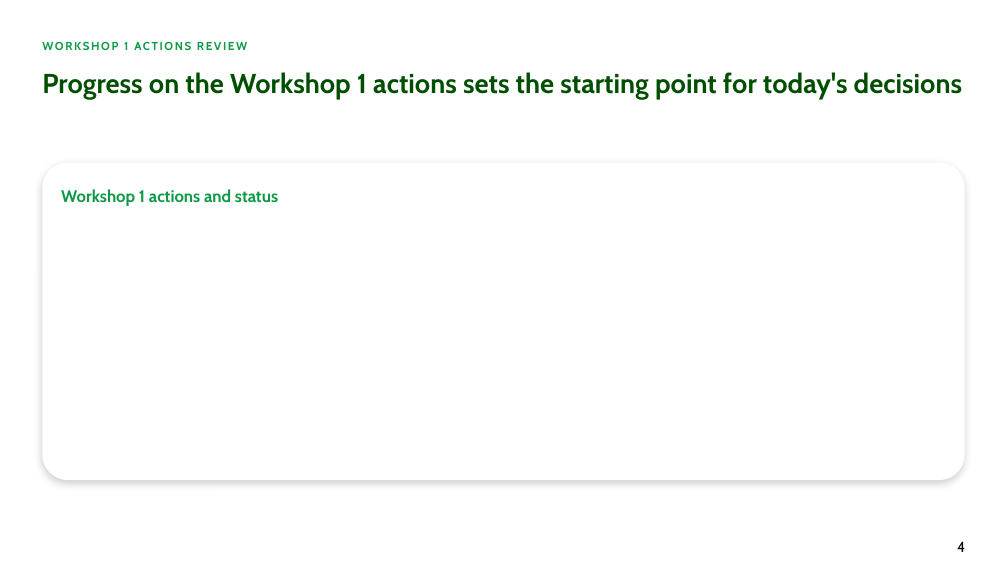
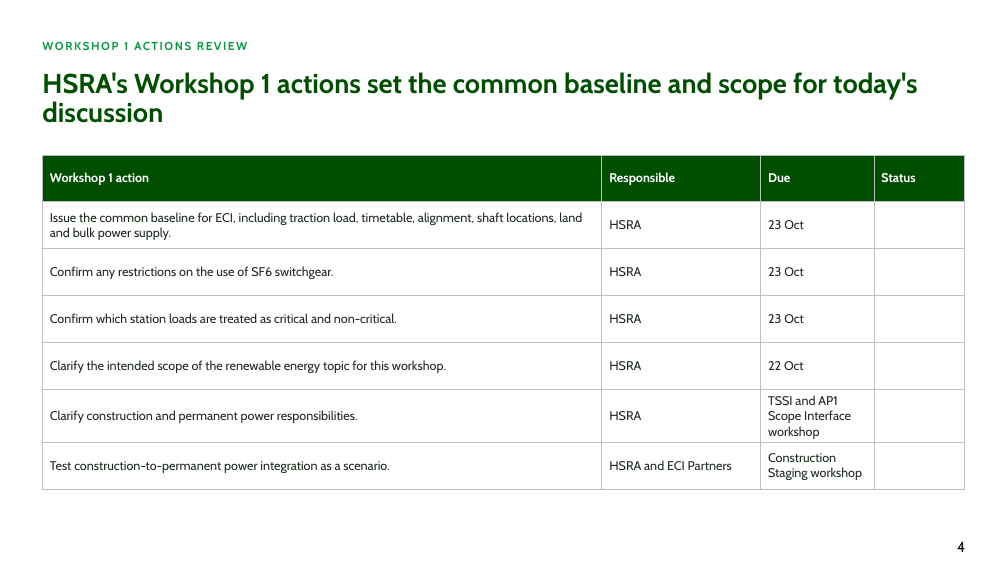
Before and after one commit to alyciawolf02/claude, a slide deck: slide 4 of deliverables/GoFar_Power_and_Grid_Connection_2_Workshop_Structure.pptx. Drawn at 1008x567 pixels with LibreOffice and Linux fonts; fonts in the diff are those of the drawing; background and template pictures are left out. Boxes give left, top, right and bottom in pixels: in the first picture for what was removed or moved away, otherwise in the second. Text is boxed around its words. In the diff, an @@ line names an element or a change of style, - is before the commit and + after.

```diff
--- a/deliverables/GoFar_Power_and_Grid_Connection_2_Workshop_Structure.pptx
+++ b/deliverables/GoFar_Power_and_Grid_Connection_2_Workshop_Structure.pptx
@@ title at [42, 72, 918, 123]: text changed @@
-Progress on the Workshop 1 actions sets the starting point for today's decisions
+HSRA's Workshop 1 actions set the common baseline and scope for today's discussion
@@ rounded rectangle removed at [42, 163, 965, 480] @@
@@ table added at [42, 155, 965, 484], 7 rows, 4 columns @@
+Workshop 1 action | Responsible | Due | Status
+Issue the common baseline for ECI, including traction load, timetable, alignment, shaft locations, land and bulk power supply. | HSRA | 23 Oct | 
+Confirm any restrictions on the use of SF6 switchgear. | HSRA | 23 Oct | 
+Confirm which station loads are treated as critical and non-critical. | HSRA | 23 Oct | 
+Clarify the intended scope of the renewable energy topic for this workshop. | HSRA | 22 Oct | 
+Clarify construction and permanent power responsibilities. | HSRA | TSSI and AP1 Scope Interface workshop | 
+Test construction-to-permanent power integration as a scenario. | HSRA and ECI Partners | Construction Staging workshop | 
@@ text removed at [61, 189, 278, 206] @@
-Workshop 1 actions and status
```
Also in this commit, not shown: 9 other slides changed, 1 slide added.
